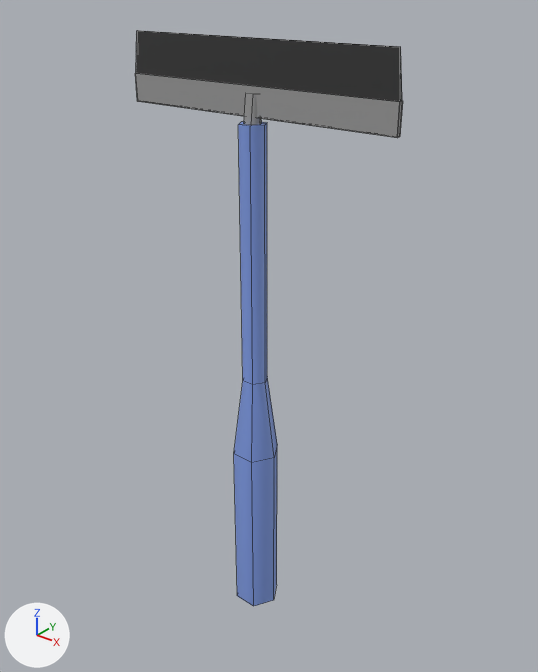
Two versions of the Blender file Assets/Team24/Models/Squeegee.blend, one commit apart.
Camera for both pictures: a 50 mm lens placed at (1.58, -1.89, 2.2), pointed at (-0.02, 0.11, 0.96). Lighting does not change. The marker at lower left points along +X, +Y and +Z. Mesh edges are drawn as thin lines.

Objects in the first picture: 'Squeegee'.
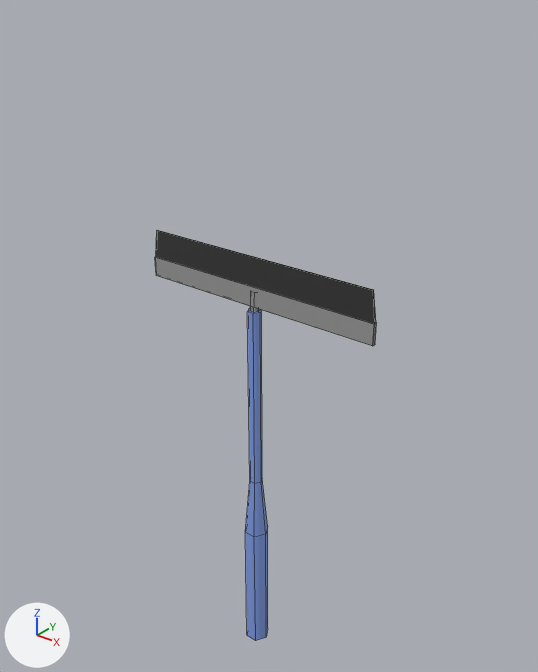
Diff of the bpy script that builds the scene:
```diff
--- a/Assets/Team24/Models/Squeegee.blend.py
+++ b/Assets/Team24/Models/Squeegee.blend.py
@@ me_cylinder @@
 me_cylinder.from_pydata(...)  # 56 vertices, 50 faces; spans x -0.53..0.53, y -0.08..0.08, z -0.24..2.02
 # used by ob_squeegee; location = (0.0, 0.0, 0.0)
+# me_cylinder part 1: the loose piece of 36 vertices spanning x -0.09..0.09, y -0.08..0.08, z -0.24..1.86 is scaled about its middle by (0.549, 0.549, 0.796), then moved by (0.0, 0.0, -0.46)
+# me_cylinder part 2: the loose piece of 20 vertices spanning x -0.53..0.53, y -0.01..0.01, z 1.79..2.02 is scaled about its middle by (0.937, 0.796, 0.796), then moved by (0.0, 0.0, -0.69)
 me_cylinder.materials.append(mat_handle)
```

What differs and where, as boxes [x1, y1, x2, y2] in the pictures (538 x 672 px; the box of a moved part takes in the faces that stretch with it):
'Squeegee', reshaped (17% narrower, 29% shorter)
    before: [135, 30, 403, 606]
    after: [155, 230, 377, 641]
part 1 of me_cylinder, moved or reshaped
    before: [234, 93, 277, 606]
    after: [245, 292, 268, 641]
part 2 of me_cylinder, moved or reshaped
    before: [135, 30, 403, 138]
    after: [155, 230, 377, 346]
